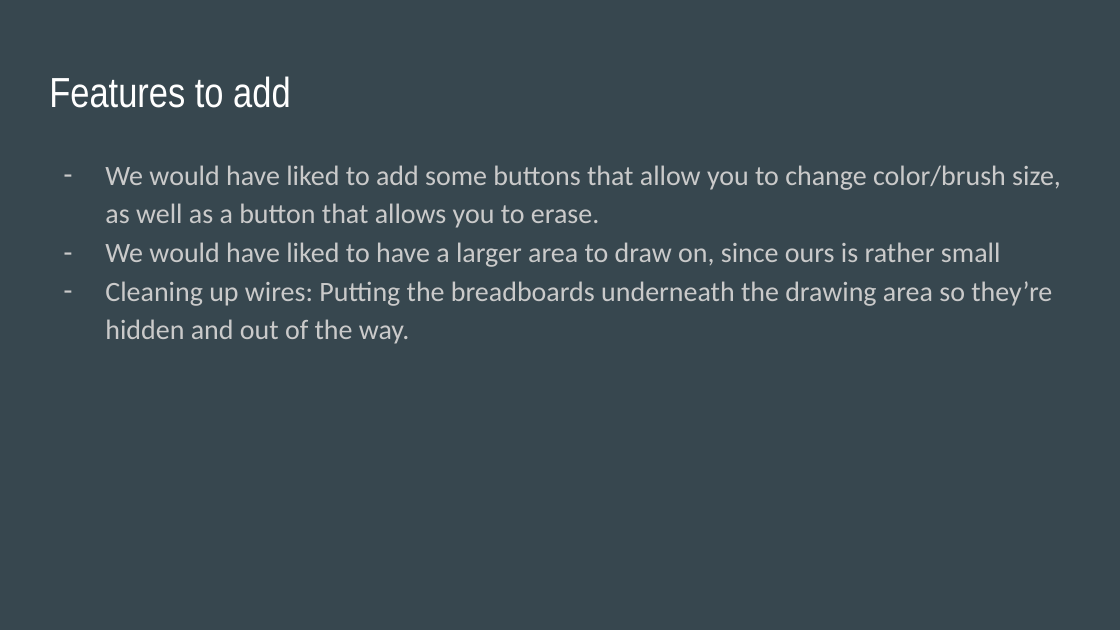
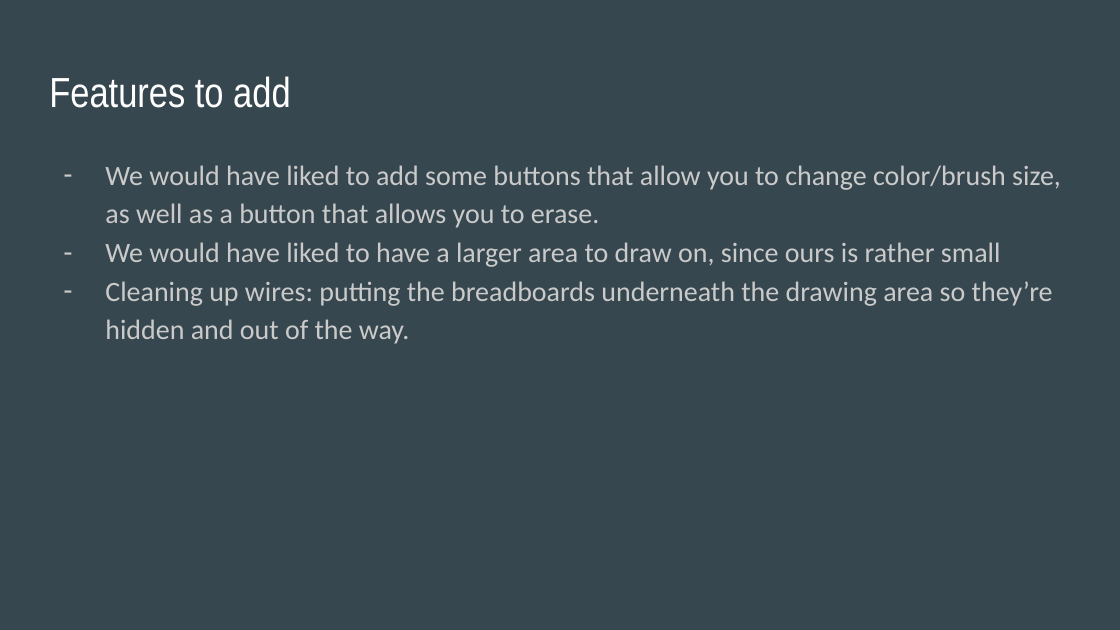
Before and after one commit to Fejiberglibstein/arduino-paint, a slide deck: slide 7 of documentation/slides.pptx. Drawn at 1120x630 pixels with LibreOffice and Linux fonts; fonts in the diff are those of the drawing. Boxes give left, top, right and bottom in pixels: in the first picture for what was removed or moved away, otherwise in the second. Text is boxed around its words. In the diff, an @@ line names an element or a change of style, - is before the commit and + after.

```diff
--- a/documentation/slides.pptx
+++ b/documentation/slides.pptx
@@ text at bbox=[105, 281, 1053, 344]: text changed @@
-– Cleaning up wires: Putting the breadboards underneath the drawing area so they’re hidden and out of the way.
+– Cleaning up wires: putting the breadboards underneath the drawing area so they’re hidden and out of the way.
```
Also in this commit, not shown: 3 other slides changed, 4 other files.
